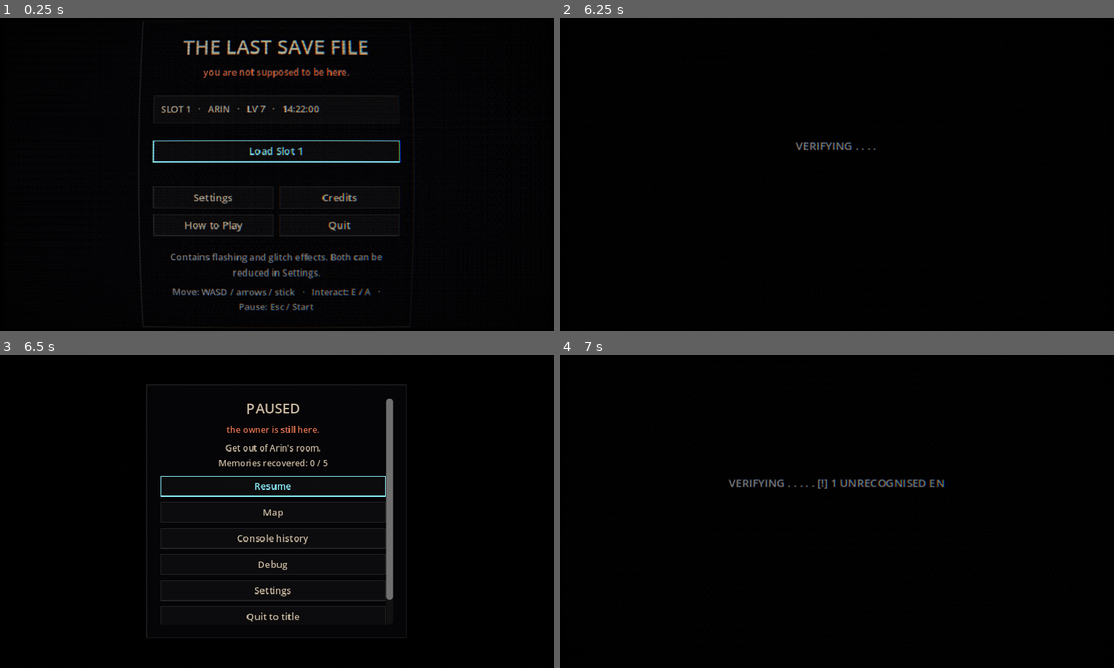
Above: before the commit, frames 1-4 (two rows, left to right).
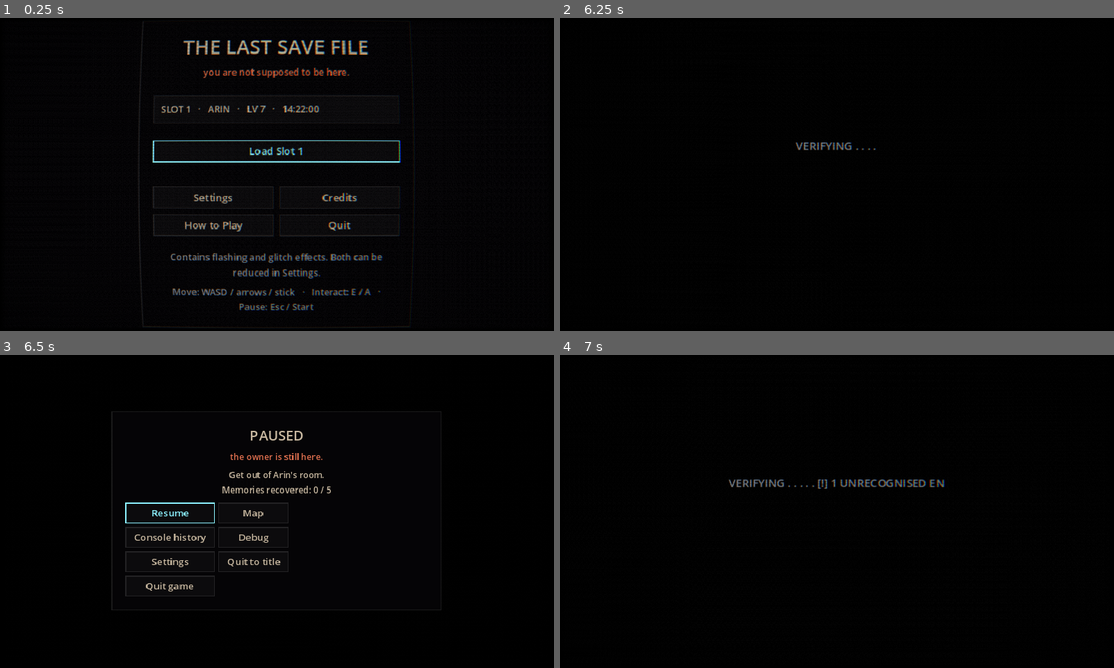
Above: after the commit, the same moments.

Repository: makedonskivasil3-sketch/The-Last-Save-File
Game: Godot game, scene res://scenes/title.tscn
The game is run twice, just before and just after one commit, with the same random seed, the same clock (stepped at 60 frames per second) and the same inputs.
Inputs (mouse positions are in pixels of both pictures, inside the frame that each line leads up to):
- Up to frame 1 (0.25 s): no input
- Up to frame 2 (6.25 s): click "Settings" at 0.5 s; click "Back" at 1.25 s; click "Load Slot 1" at 2 s; tap Enter (confirm) at 2.75, 4.25, 5 s; move the mouse to (958, 158) at 2.77 s; hold D (move_right) 2.78-3.5 s; hold Enter (confirm) 2.78-3.5 s; click (958, 158) at 2.92 s; tap Space at 3.02, 6.02 s; drag from (726, 190) to (997, 102) at 3.52 s; move the mouse to (892, 105) at 4.27 s; hold D (move_right) 4.28-5 s; tap Keypad Enter at 4.35 s; drag from (809, 237) to (997, 102) at 5.02 s; move the mouse to (1003, 221) at 5.77 s; hold A (move_left) from 5.78 s (still down); hold E (interact) from 5.78 s (still down)
- Up to frame 3 (6.5 s): keep holding A (move_left); keep holding E (interact); tap Escape (pause) at 6.4 s
- Up to frame 4 (7 s): release A (move_left) at 6.5 s; release E (interact) at 6.5 s; click "Resume" at 6.5 s

Frames 1-2 are identical in both runs. In frame 3, 5.7% of the frame differs, in the area x 20-80%, y 9-91%; in frame 4, nothing differs.

Commit message:
Keep pause actions in a compact grid to avoid nested focus scrolling

Diff:
--- a/scripts/ui/pause_menu.gd
+++ b/scripts/ui/pause_menu.gd
@@ -53,19 +53,22 @@
 	dim.color = Color(0, 0, 0, 0.6)
 	_root.add_child(dim)
 
-	_main = _scrolling_panel(300, 260)
+	_main = UiStyle.centered_panel(_root, 380)
 	UiStyle.heading(_main, "PAUSED", UiStyle.TEXT)
 	UiStyle.note(_main, "the owner is still here.", UiStyle.OWNER)
 	_goal_label = UiStyle.note(_main, "", UiStyle.TEXT)
-	_resume = UiStyle.button(_main, "Resume", close, "ui_back")
-	UiStyle.button(_main, "Map", _show_map)
-	UiStyle.button(_main, "Console history", _show_history)
-	_debug_button = UiStyle.button(_main, "Debug", func() -> void: _show_only(_debug_box); (_debug_box.get_child(1) as Button).grab_focus())
-	UiStyle.button(_main, "Settings", _show_settings)
+	var actions := GridContainer.new()
+	actions.columns = 2
+	_main.add_child(actions)
+	_resume = UiStyle.button(actions, "Resume", close, "ui_back")
+	UiStyle.button(actions, "Map", _show_map)
+	UiStyle.button(actions, "Console history", _show_history)
+	_debug_button = UiStyle.button(actions, "Debug", func() -> void: _show_only(_debug_box); (_debug_box.get_child(1) as Button).grab_focus())
+	UiStyle.button(actions, "Settings", _show_settings)
 	if PlaytestLog.enabled():
-		UiStyle.button(_main, "Playtest log", _show_playtest_log)
-	UiStyle.button(_main, "Quit to title", _ask_quit.bind(true))
-	UiStyle.button(_main, "Quit game", _ask_quit.bind(false))
+		UiStyle.button(actions, "Playtest log", _show_playtest_log)
+	UiStyle.button(actions, "Quit to title", _ask_quit.bind(true))
+	UiStyle.button(actions, "Quit game", _ask_quit.bind(false))
 
 	_confirm = UiStyle.centered_panel(_root, 260)
 	UiStyle.heading(_confirm, "QUIT?", UiStyle.OWNER)
@@ -84,9 +87,9 @@
 	UiStyle.button(_log_box, "Copy to clipboard", func() -> void: DisplayServer.clipboard_set("\n".join(PlaytestLog.lines)))
 	_log_back = UiStyle.button(_log_box, "Back", _show_main, "ui_back")
 
-	_history_box = _scrolling_panel(480, 260)
+	_history_box = UiStyle.centered_panel(_root, 480)
 	UiStyle.heading(_history_box, "CONSOLE HISTORY", UiStyle.TEXT, 14)
-	UiStyle.note(_history_box, "This run · latest 200 messages · scroll to read", UiStyle.MUTED)
+	UiStyle.note(_history_box, "This run · latest 200 messages", UiStyle.MUTED)
 	_history_text = RichTextLabel.new()
 	_history_text.custom_minimum_size = Vector2(440, 120)
 	_history_text.bbcode_enabled = false
@@ -94,9 +97,11 @@
 	_history_text.focus_mode = Control.FOCUS_ALL
 	UiStyle.sized(_history_text, 11)
 	_history_box.add_child(_history_text)
-	UiStyle.button(_history_box, "Older ↑", _scroll_history.bind(-120.0))
-	UiStyle.button(_history_box, "Newer ↓", _scroll_history.bind(120.0))
-	_history_back = UiStyle.button(_history_box, "Back", _show_main, "ui_back")
+	var navigation := HBoxContainer.new()
+	_history_box.add_child(navigation)
+	UiStyle.button(navigation, "Older ↑", _scroll_history.bind(-120.0))
+	UiStyle.button(navigation, "Newer ↓", _scroll_history.bind(120.0))
+	_history_back = UiStyle.button(navigation, "Back", _show_main, "ui_back")
 
 	_map_box = UiStyle.centered_panel(_root, 420)
 	UiStyle.heading(_map_box, "MAP", UiStyle.TEXT, 14)
@@ -218,18 +223,3 @@
 	while not parent is CenterContainer:
 		parent = parent.get_parent()
 	return parent as Control
-
-
-## Keep pause actions reachable at large text sizes, including playtest/debug.
-func _scrolling_panel(width: float, height: float) -> VBoxContainer:
-	var outer := UiStyle.centered_panel(_root, width)
-	var scroll := ScrollContainer.new()
-	scroll.custom_minimum_size = Vector2(width - 32.0, height)
-	scroll.horizontal_scroll_mode = ScrollContainer.SCROLL_MODE_DISABLED
-	scroll.follow_focus = true
-	outer.add_child(scroll)
-	var content := VBoxContainer.new()
-	content.size_flags_horizontal = Control.SIZE_EXPAND_FILL
-	content.add_theme_constant_override("separation", 6)
-	scroll.add_child(content)
-	return content
